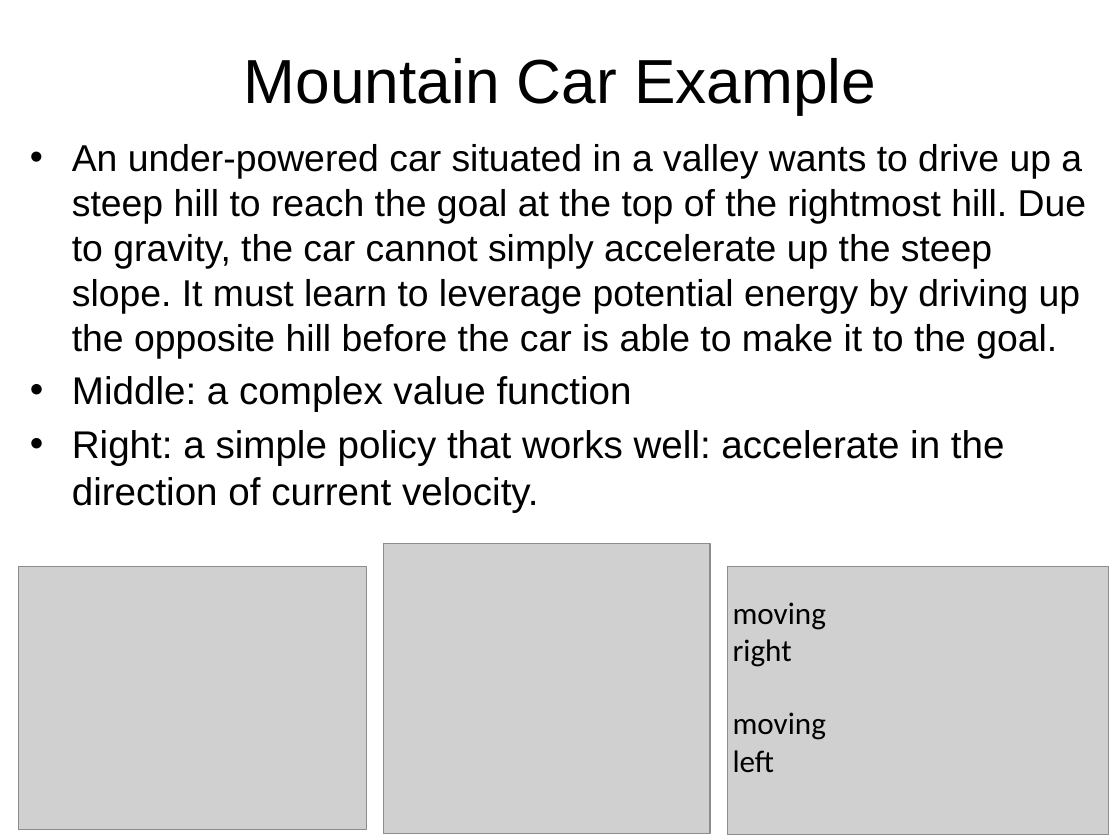
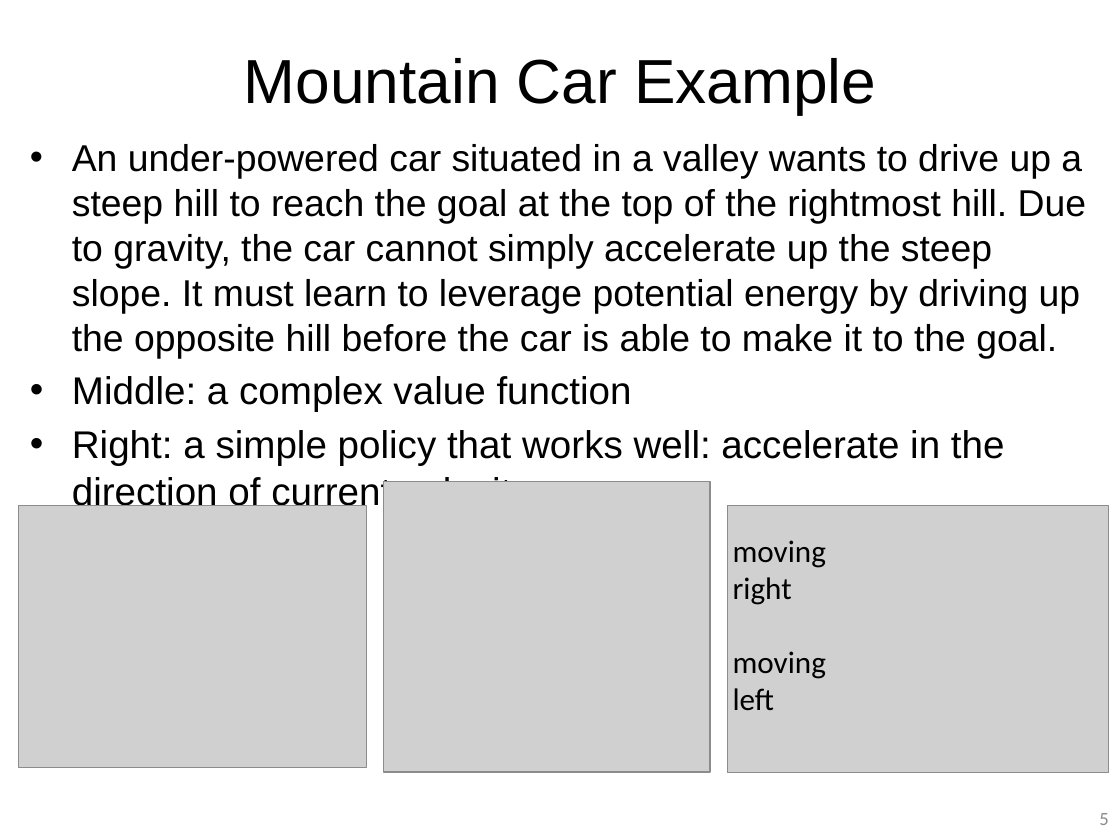
Before and after one commit to guzonghua/saav, a slide deck: slide 5 of PPTs/L7.3 Policy-based RL.pptx. Drawn at 1120x840 pixels with LibreOffice and Linux fonts; fonts in the diff are those of the drawing; grey boxes stand for pictures. Boxes give left, top, right and bottom in pixels: in the first picture for what was removed or moved away, otherwise in the second. Text is boxed around its words. In the diff, an @@ line names an element or a change of style, - is before the commit and + after.

```diff
--- a/PPTs/L7.3 Policy-based RL.pptx
+++ b/PPTs/L7.3 Policy-based RL.pptx
@@ text "moving": place and size @@
-text "moving" at box(733, 602, 826, 667)
+text "moving" at box(733, 540, 826, 605)
@@ 3 pictures, 1 text: place and size @@
-3 pictures, 1 text at box(19, 543, 1109, 834)
+3 pictures, 1 text at box(19, 482, 1109, 773)
```
Also in this commit, not shown: 5 other slides changed, 1 slide added, 1 slide removed, 3 other files.
